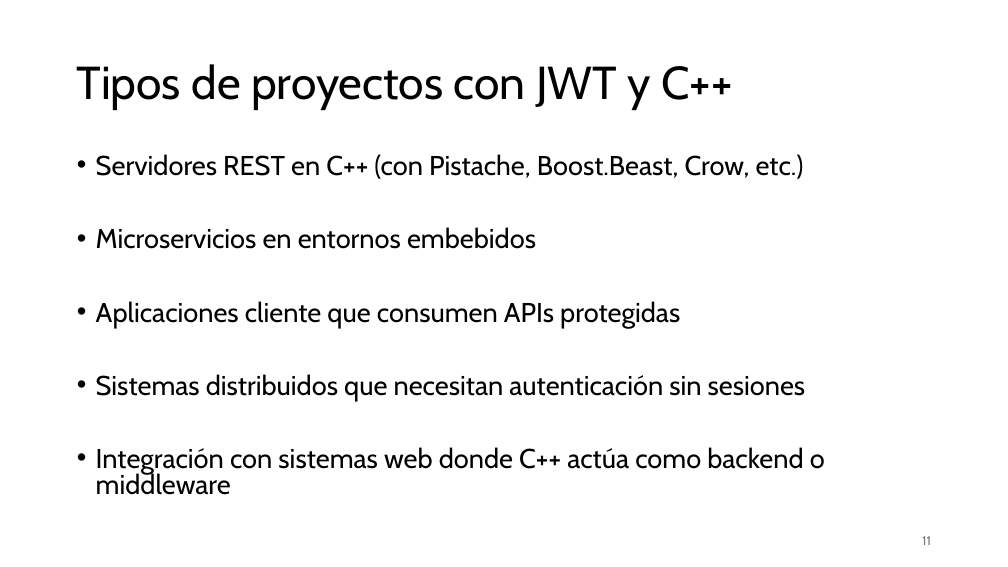
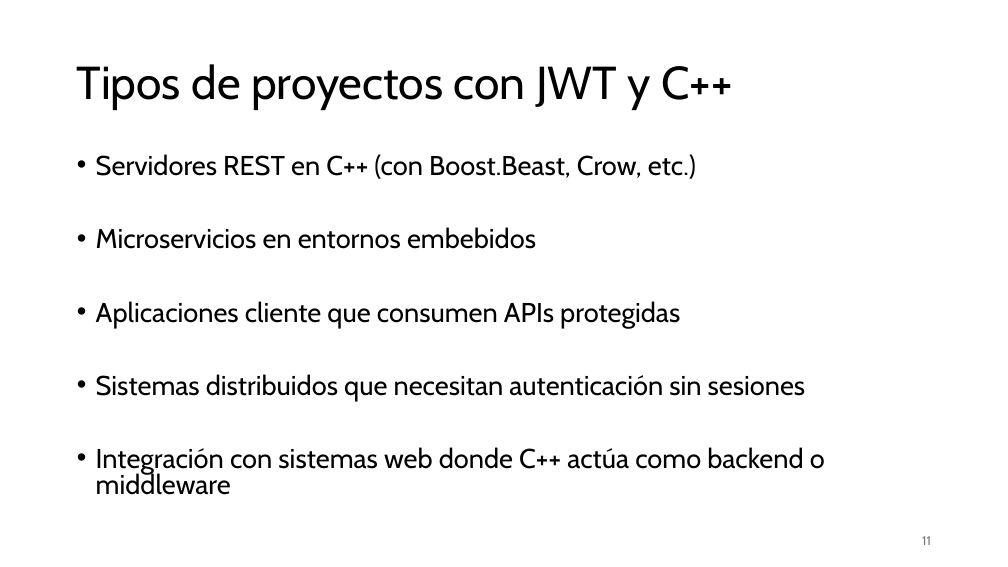
Before and after one commit to aldebarran22/CURSO_CPP_SERVICIOS_30H, a slide deck: slide 11 of doc/6_Seguridad_servicios_web_cpp.pptx. Drawn at 1008x567 pixels with LibreOffice and Linux fonts; fonts in the diff are those of the drawing. Boxes give left, top, right and bottom in pixels: in the first picture for what was removed or moved away, otherwise in the second. Text is boxed around its words. In the diff, an @@ line names an element or a change of style, - is before the commit and + after.

```diff
--- a/doc/6_Seguridad_servicios_web_cpp.pptx
+++ b/doc/6_Seguridad_servicios_web_cpp.pptx
@@ text at box(96, 154, 696, 179): text changed @@
-• Servidores REST en C++ (con Pistache, Boost.Beast, Crow, etc.)
+• Servidores REST en C++ (con Boost.Beast, Crow, etc.)
```
Also in this commit, not shown: 2 other slides changed, 5 slides added, 1 other file.
